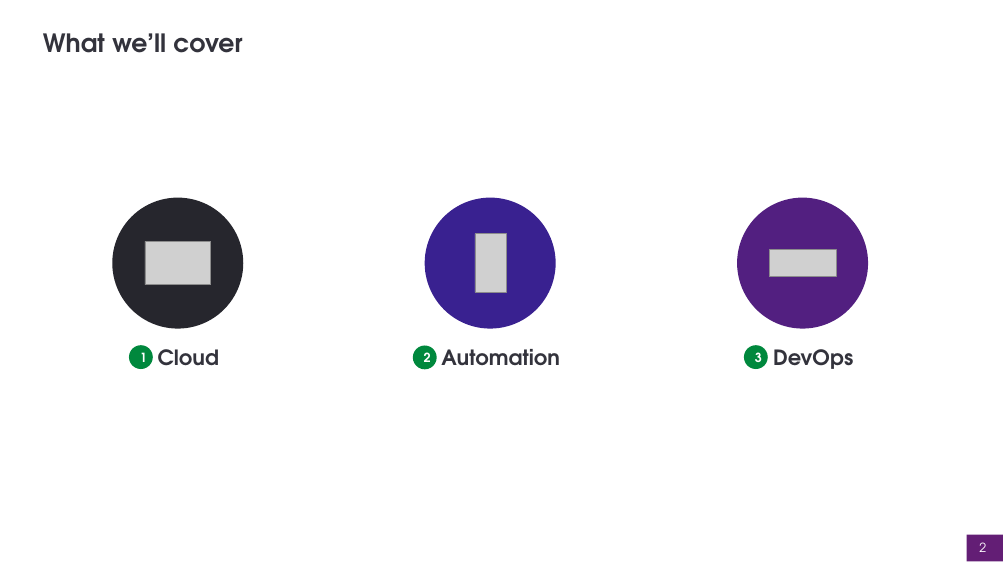
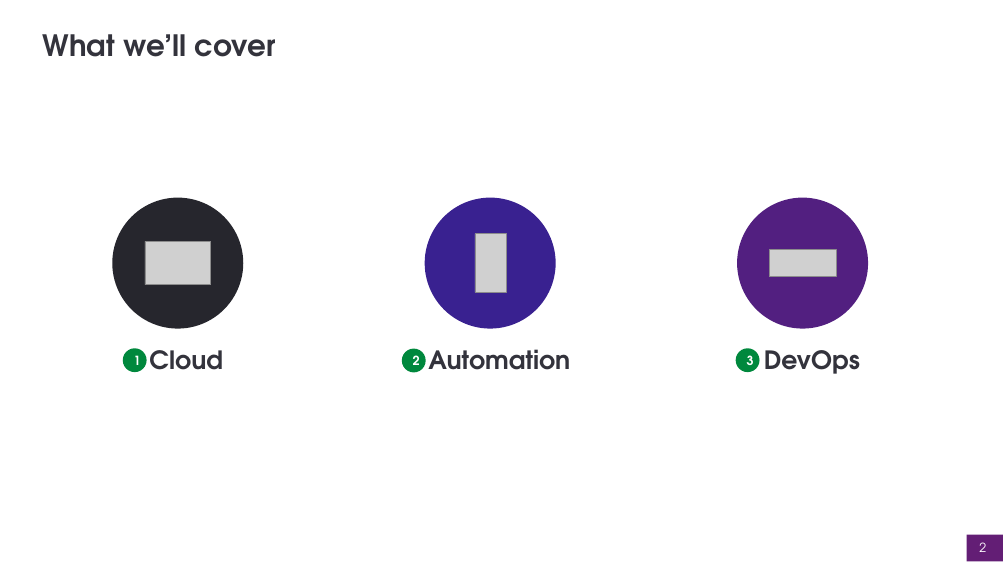
Before and after one commit to dto-btn/reading-material, a slide deck: slide 2 of presentations/digital-hour-cloud-automation.pptx. Drawn at 1008x567 pixels with LibreOffice and Linux fonts; fonts in the diff are those of the drawing; grey boxes stand for pictures; background and template pictures are left out. Boxes give left, top, right and bottom in pixels: in the first picture for what was removed or moved away, otherwise in the second. Text is boxed around its words. In the diff, an @@ line names an element or a change of style, - is before the commit and + after.

```diff
--- a/presentations/digital-hour-cloud-automation.pptx
+++ b/presentations/digital-hour-cloud-automation.pptx
@@ title "What we’ll cover" at (43,34,276,57): size 24 to 28 pt @@
@@ size 20 to 24 pt in 3 elements at (428,349,570,370), (764,350,860,374), (149,350,223,370) @@
@@ ellipse "1": place and size @@
-ellipse "1" at (129,346,154,370)
+ellipse "1" at (123,349,147,373)
@@ ellipse "2": place and size @@
-ellipse "2" at (413,346,437,370)
+ellipse "2" at (402,349,426,373)
@@ ellipse "3": place and size @@
-ellipse "3" at (744,346,768,370)
+ellipse "3" at (736,349,760,373)
```
Also in this commit, not shown: 9 other slides changed, 1 other file.
